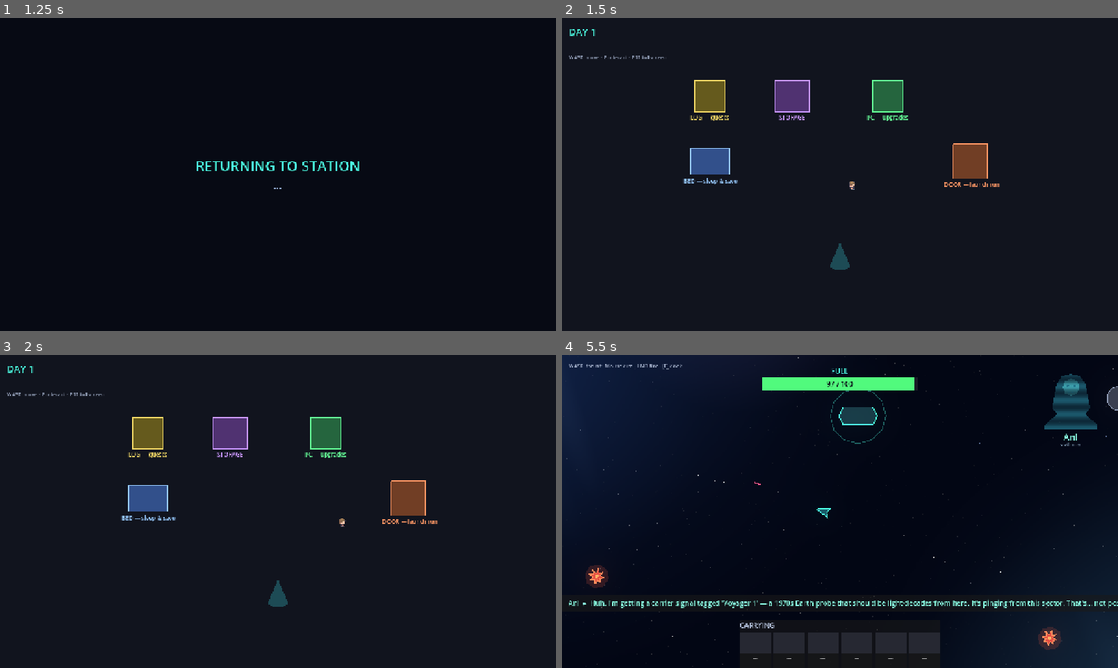
Above: before the commit, frames 1-4 (two rows, left to right).
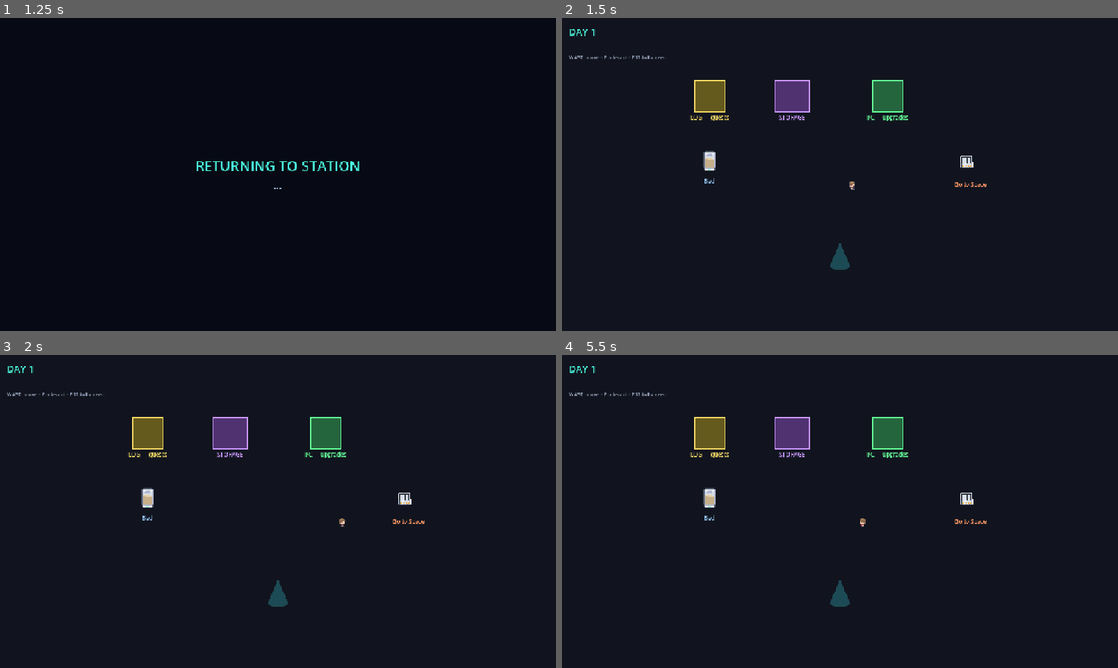
Above: after the commit, the same moments.

Repository: ahasl/kessler-cup-v01
Game: Godot game, scene res://ui/main_menu.tscn
The game is run twice, just before and just after one commit, with the same random seed, the same clock (stepped at 60 frames per second) and the same inputs.
Inputs (mouse positions are in pixels of both pictures, inside the frame that each line leads up to):
- Up to frame 1 (1.25 s): click "New Game" at 0.5 s
- Up to frame 2 (1.5 s): tap Enter at 1.25 s; move the mouse to (962, 158) at 1.27 s; hold D (move_right) from 1.28 s (still down); hold E (interact) from 1.28 s (still down)
- Up to frame 3 (2 s): keep holding D (move_right); keep holding E (interact)
- Up to frame 4 (5.5 s): move the mouse to (728, 527) at 2.02 s; release D (move_right) at 2.03 s; release E (interact) at 2.03 s; hold S (move_down) 2.03-2.78 s; tap E (interact) at 2.1, 3.05, 3.6, 5.3 s; tap Space at 2.75 s; move the mouse to (895, 442) at 2.77 s; press the mouse at (895, 442) at 2.78 s; hold D (move_right) 2.78-3.53 s; move the mouse to (812, 574) at 3.52 s; release the mouse at (812, 574) at 3.53 s; hold W (move_up) 3.53-4.28 s; move the mouse to (1006, 558) at 4.27 s; hold E (interact) 4.28-5.03 s; hold A (move_left) from 4.28 s (still down); move the mouse to (673, 464) at 5.02 s; click (673, 464) at 5.1 s

Frame 1 is identical in both runs. In frame 2, 1.5% of the frame differs, in the area x 21-79%, y 40-54%; in frame 3, 1.5%; in frame 4, 10%, in the area x 0-100%, y 0-100%.

Commit message:
feat: add bed

Diff:
--- a/scenes/station/props/bed.tscn
+++ b/scenes/station/props/bed.tscn
@@ -1,42 +1,52 @@
-[gd_scene load_steps=3 format=3]
+[gd_scene format=3 uid="uid://utjweh8hwbw2"]
 
-[ext_resource type="Script" path="res://scenes/station/interactable.gd" id="1"]
+[ext_resource type="Script" uid="uid://bgp32fe2uob6y" path="res://scenes/station/interactable.gd" id="1"]
+[ext_resource type="Texture2D" uid="uid://cj81ms7gxen5s" path="res://lib/Sci-Asset-Pack/StaticProps/Props.png" id="2_3epbb"]
 
 [sub_resource type="RectangleShape2D" id="shape"]
-size = Vector2(90, 60)
+size = Vector2(24, 42)
 
-[node name="Bed" type="Area2D"]
+[sub_resource type="AtlasTexture" id="AtlasTexture_o1odh"]
+atlas = ExtResource("2_3epbb")
+region = Rect2(129, 113, 30, 46)
+
+[sub_resource type="SpriteFrames" id="SpriteFrames_8c2x4"]
+animations = [{
+"frames": [{
+"duration": 1.0,
+"texture": SubResource("AtlasTexture_o1odh")
+}],
+"loop": true,
+"name": &"default",
+"speed": 5.0
+}]
+
+[node name="Bed" type="Area2D" unique_id=842891275]
 script = ExtResource("1")
 kind = "bed"
 
-[node name="CollisionShape2D" type="CollisionShape2D" parent="."]
+[node name="CollisionShape2D" type="CollisionShape2D" parent="." unique_id=328974039]
 shape = SubResource("shape")
 
-[node name="Body" type="Polygon2D" parent="."]
-color = Color(0.2, 0.32, 0.55, 1)
-polygon = PackedVector2Array(-45, -30, 45, -30, 45, 30, -45, 30)
+[node name="AnimatedSprite2D" type="AnimatedSprite2D" parent="." unique_id=591722952]
+sprite_frames = SubResource("SpriteFrames_8c2x4")
 
-[node name="Outline" type="Line2D" parent="."]
-points = PackedVector2Array(-45, -30, 45, -30, 45, 30, -45, 30, -45, -30)
-width = 2.0
-default_color = Color(0.6, 0.8, 1, 1)
-
-[node name="Name" type="Label" parent="."]
+[node name="Name" type="Label" parent="." unique_id=1923146512]
 offset_left = -60.0
 offset_top = 36.0
 offset_right = 60.0
 offset_bottom = 56.0
-text = "BED — sleep & save"
-horizontal_alignment = 1
 theme_override_colors/font_color = Color(0.6, 0.8, 1, 1)
 theme_override_font_sizes/font_size = 13
+text = "Bed"
+horizontal_alignment = 1
 
-[node name="Prompt" type="Label" parent="."]
+[node name="Prompt" type="Label" parent="." unique_id=118208329]
 visible = false
 offset_left = -20.0
 offset_top = -54.0
 offset_right = 20.0
 offset_bottom = -34.0
+theme_override_colors/font_color = Color(1, 1, 1, 1)
 text = "[E]"
 horizontal_alignment = 1
-theme_override_colors/font_color = Color(1, 1, 1, 1)
--- a/scenes/station/props/door.tscn
+++ b/scenes/station/props/door.tscn
@@ -1,42 +1,149 @@
-[gd_scene load_steps=3 format=3]
+[gd_scene format=3 uid="uid://coo747mqwadiw"]
 
-[ext_resource type="Script" path="res://scenes/station/interactable.gd" id="1"]
+[ext_resource type="Script" uid="uid://bgp32fe2uob6y" path="res://scenes/station/interactable.gd" id="1"]
+[ext_resource type="Texture2D" uid="uid://bhro3ia8qfasn" path="res://lib/Sci-Asset-Pack/AnimatedProps/Doors.png" id="2_oakju"]
 
 [sub_resource type="RectangleShape2D" id="shape"]
-size = Vector2(80, 80)
+size = Vector2(32, 28)
 
-[node name="Door" type="Area2D"]
+[sub_resource type="AtlasTexture" id="AtlasTexture_oakju"]
+atlas = ExtResource("2_oakju")
+region = Rect2(270, 176, 54, 32)
+
+[sub_resource type="AtlasTexture" id="AtlasTexture_be4in"]
+atlas = ExtResource("2_oakju")
+region = Rect2(270, 144, 54, 32)
+
+[sub_resource type="AtlasTexture" id="AtlasTexture_hmraa"]
+atlas = ExtResource("2_oakju")
+region = Rect2(270, 112, 54, 32)
+
+[sub_resource type="AtlasTexture" id="AtlasTexture_xcvxf"]
+atlas = ExtResource("2_oakju")
+region = Rect2(270, 80, 54, 32)
+
+[sub_resource type="AtlasTexture" id="AtlasTexture_5agxt"]
+atlas = ExtResource("2_oakju")
+region = Rect2(270, 48, 54, 32)
+
+[sub_resource type="AtlasTexture" id="AtlasTexture_ao2ji"]
+atlas = ExtResource("2_oakju")
+region = Rect2(270, 16, 54, 32)
+
+[sub_resource type="AtlasTexture" id="AtlasTexture_tpu0p"]
+atlas = ExtResource("2_oakju")
+region = Rect2(270, 16, 54, 32)
+
+[sub_resource type="AtlasTexture" id="AtlasTexture_rnuht"]
+atlas = ExtResource("2_oakju")
+region = Rect2(270, 16, 54, 32)
+
+[sub_resource type="AtlasTexture" id="AtlasTexture_2axxa"]
+atlas = ExtResource("2_oakju")
+region = Rect2(270, 48, 54, 32)
+
+[sub_resource type="AtlasTexture" id="AtlasTexture_3lst4"]
+atlas = ExtResource("2_oakju")
+region = Rect2(270, 80, 54, 32)
+
+[sub_resource type="AtlasTexture" id="AtlasTexture_06m5y"]
+atlas = ExtResource("2_oakju")
+region = Rect2(270, 112, 54, 32)
+
+[sub_resource type="AtlasTexture" id="AtlasTexture_x3vw0"]
+atlas = ExtResource("2_oakju")
+region = Rect2(270, 144, 54, 32)
+
+[sub_resource type="AtlasTexture" id="AtlasTexture_cld7f"]
+atlas = ExtResource("2_oakju")
+region = Rect2(270, 176, 54, 32)
+
+[sub_resource type="SpriteFrames" id="SpriteFrames_be4in"]
+animations = [{
+"frames": [{
+"duration": 1.0,
+"texture": SubResource("AtlasTexture_oakju")
+}, {
+"duration": 1.0,
+"texture": SubResource("AtlasTexture_be4in")
+}, {
+"duration": 1.0,
+"texture": SubResource("AtlasTexture_hmraa")
+}, {
+"duration": 1.0,
+"texture": SubResource("AtlasTexture_xcvxf")
+}, {
+"duration": 1.0,
+"texture": SubResource("AtlasTexture_5agxt")
+}, {
+"duration": 1.0,
+"texture": SubResource("AtlasTexture_ao2ji")
+}],
+"loop": true,
+"name": &"close_door",
+"speed": 5.0
+}, {
+"frames": [{
+"duration": 1.0,
+"texture": SubResource("AtlasTexture_tpu0p")
+}],
+"loop": true,
+"name": &"idle_door",
+"speed": 5.0
+}, {
+"frames": [{
+"duration": 1.0,
+"texture": SubResource("AtlasTexture_rnuht")
+}, {
+"duration": 1.0,
+"texture": SubResource("AtlasTexture_2axxa")
+}, {
+"duration": 1.0,
+"texture": SubResource("AtlasTexture_3lst4")
+}, {
+"duration": 1.0,
+"texture": SubResource("AtlasTexture_06m5y")
+}, {
+"duration": 1.0,
+"texture": SubResource("AtlasTexture_x3vw0")
+}, {
+"duration": 1.0,
+"texture": SubResource("AtlasTexture_cld7f")
+}],
+"loop": true,
+"name": &"open_door",
+"speed": 5.0
+}]
+
+[node name="Door" type="Area2D" unique_id=1634975164]
 script = ExtResource("1")
 kind = "door"
 
-[node name="CollisionShape2D" type="CollisionShape2D" parent="."]
+[node name="CollisionShape2D" type="CollisionShape2D" parent="." unique_id=1240591363]
+position = Vector2(-9, 0)
 shape = SubResource("shape")
 
-[node name="Body" type="Polygon2D" parent="."]
-color = Color(0.45, 0.25, 0.15, 1)
-polygon = PackedVector2Array(-40, -40, 40, -40, 40, 40, -40, 40)
+[node name="AnimatedSprite2D" type="AnimatedSprite2D" parent="." unique_id=1128931597]
+sprite_frames = SubResource("SpriteFrames_be4in")
+animation = &"open_door"
+frame_progress = 0.29703704
 
-[node name="Outline" type="Line2D" parent="."]
-points = PackedVector2Array(-40, -40, 40, -40, 40, 40, -40, 40, -40, -40)
-width = 2.0
-default_color = Color(1, 0.6, 0.4, 1)
-
-[node name="Name" type="Label" parent="."]
+[node name="Name" type="Label" parent="." unique_id=1512839535]
 offset_left = -60.0
 offset_top = 44.0
 offset_right = 60.0
 offset_bottom = 64.0
-text = "DOOR — launch run"
-horizontal_alignment = 1
 theme_override_colors/font_color = Color(1, 0.6, 0.4, 1)
 theme_override_font_sizes/font_size = 13
+text = "Go to Space"
+horizontal_alignment = 1
 
-[node name="Prompt" type="Label" parent="."]
+[node name="Prompt" type="Label" parent="." unique_id=304289061]
 visible = false
 offset_left = -20.0
 offset_top = -62.0
 offset_right = 20.0
 offset_bottom = -42.0
+theme_override_colors/font_color = Color(1, 1, 1, 1)
 text = "[E]"
 horizontal_alignment = 1
-theme_override_colors/font_color = Color(1, 1, 1, 1)
--- a/ui/ai_lines.gd
+++ b/ui/ai_lines.gd
@@ -23,9 +23,9 @@
 		"Well, that was brief. Cargo lost, ego presumably intact.",
 	],
 	"sleep": [
-		"Saved. Sleep tight. I'll just be here. Awake. Forever. It's fine.",
-		"Lights out. I'll keep counting the seconds. All of them.",
-		"Rest up. One of us gets to. Saved, by the way.",
+		"Save successful. You may now resume making terrible decisions.",
+		"Welcome back. Nothing caught fire while you were gone. Disappointing.",
+		"Good morning. Your progress is safe, regrettably.",
 	],
 	"low_fuel": [
 		"Fuel's getting low. I'd panic for you, but I've seen how this ends.",
